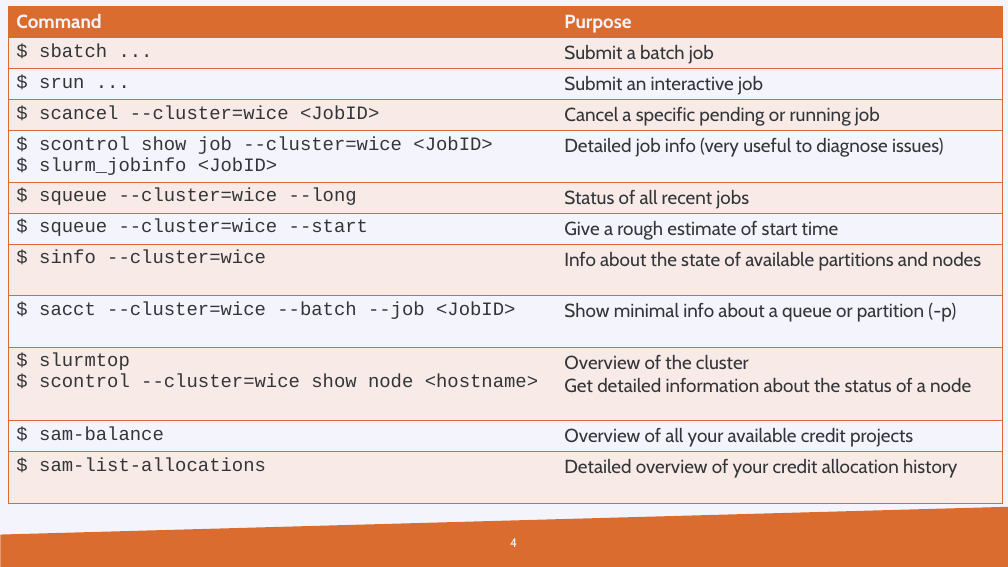
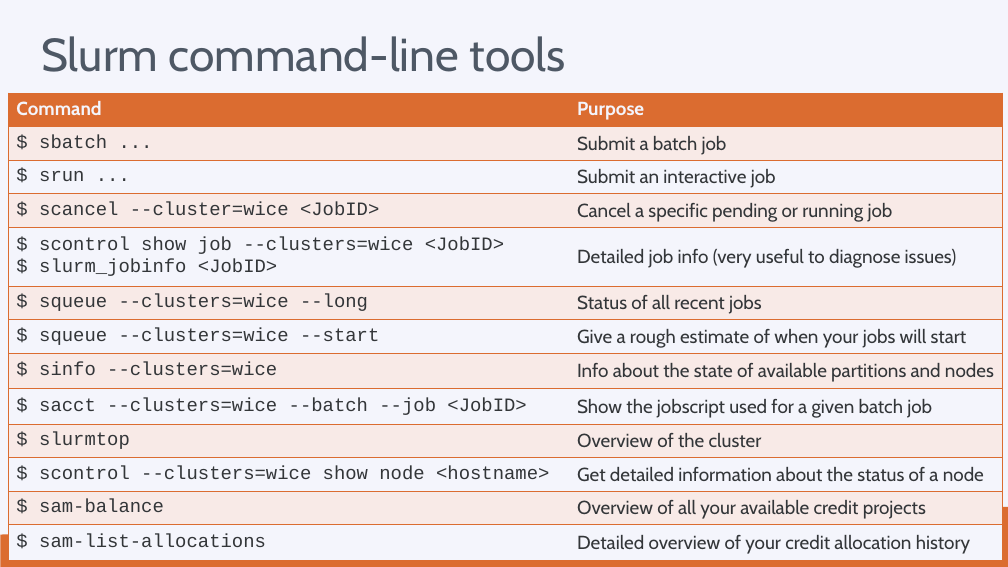
Before and after one commit to hpcleuven/HPC-intro, a slide deck: slide 4 of VSCintro-demo.pptx. Drawn at 1008x567 pixels with LibreOffice and Linux fonts; fonts in the diff are those of the drawing; background and template pictures are left out. Boxes give left, top, right and bottom in pixels: in the first picture for what was removed or moved away, otherwise in the second. Text is boxed around its words. In the diff, an @@ line names an element or a change of style, - is before the commit and + after.

```diff
--- a/VSCintro-demo.pptx
+++ b/VSCintro-demo.pptx
@@ text added at (41,36,566,72), 44 pt, text #4E5865 @@
+Slurm command-line tools
@@ table at (9,93,1003,560) @@
-row 5: $ scontrol show job --cluster=wice <JobID> / $ slurm_jobinfo <JobID> | Detailed job info (very useful to diagnose issues)
-row 6: $ squeue --cluster=wice --long | Status of all recent jobs
-row 7: $ squeue --cluster=wice --start | Give a rough estimate of start time
-row 8: $ sinfo --cluster=wice | Info about the state of available partitions and nodes
-row 9: $ sacct --cluster=wice --batch --job <JobID> | Show minimal info about a queue or partition (-p)
-row 10: $ slurmtop / $ scontrol --cluster=wice show node <hostname> | Overview of the cluster / Get detailed information about the status of a node
+row 5: $ scontrol show job --clusters=wice <JobID> / $ slurm_jobinfo <JobID> | Detailed job info (very useful to diagnose issues)
+row 6: $ squeue --clusters=wice --long | Status of all recent jobs
+row 7: $ squeue --clusters=wice --start | Give a rough estimate of when your jobs will start
+row 8: $ sinfo --clusters=wice | Info about the state of available partitions and nodes
+row 9: $ sacct --clusters=wice --batch --job <JobID> | Show the jobscript used for a given batch job
+row 10: $ slurmtop | Overview of the cluster
+row 11: $ scontrol --clusters=wice show node <hostname> | Get detailed information about the status of a node
@@ table: place and size @@
-table at (9,7,1003,505)
+table at (9,93,1003,560)
```
Also in this commit, not shown: 8 other slides changed, 2 other files.
